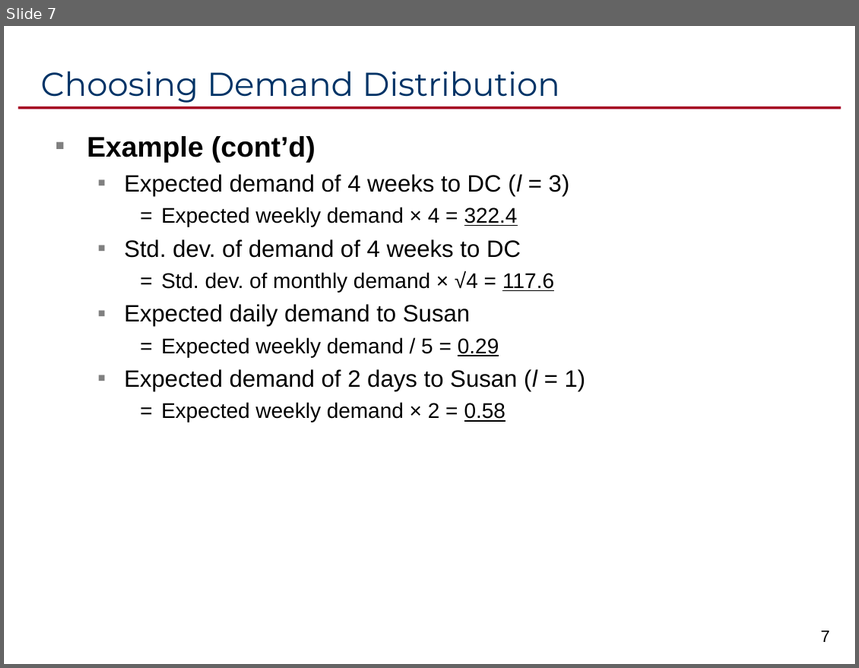
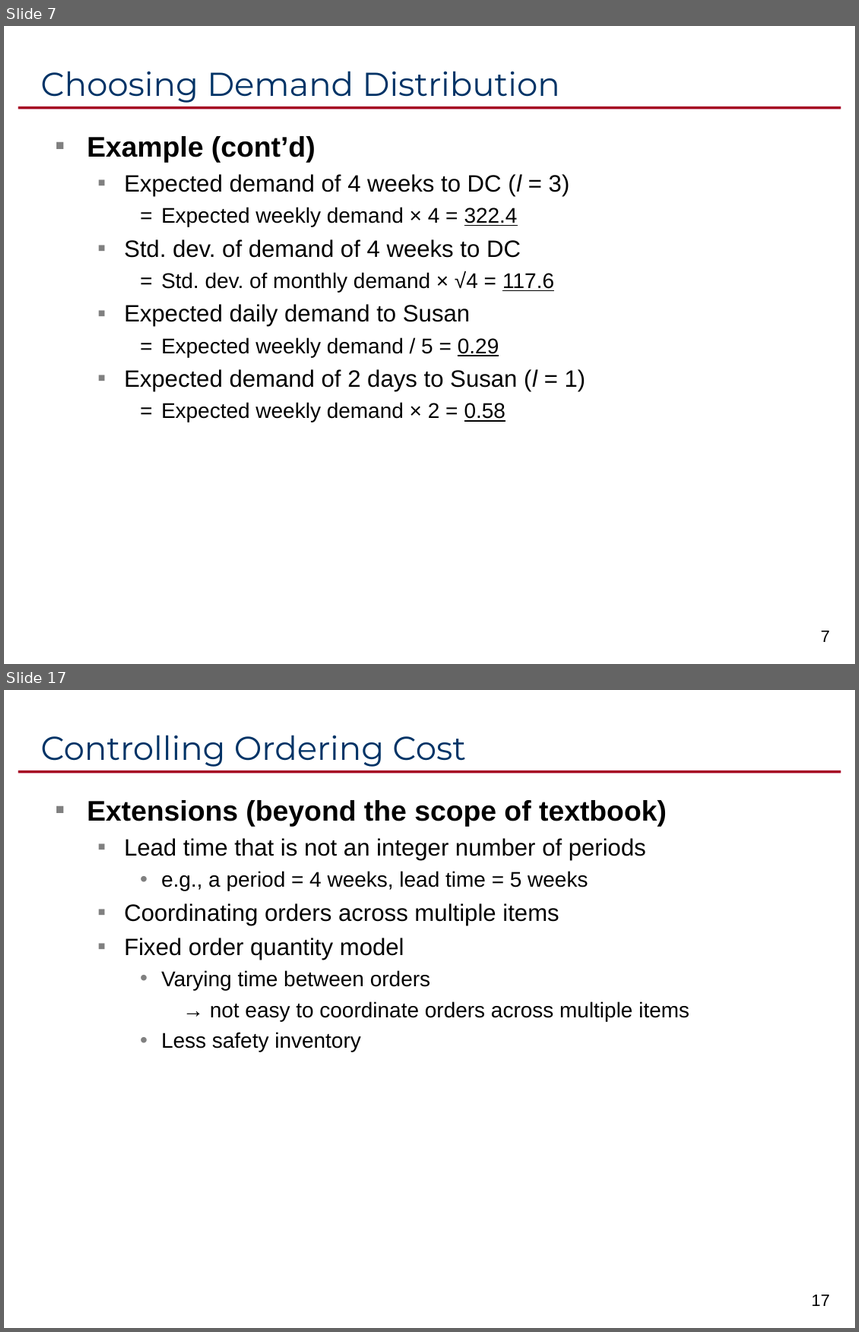
Before and after one commit to ikelab/courses, a slide deck: pm2016/c14.ppt. Shown one above the other, each under a label of ours: slide 7 before the commit, slides 7 and 17 after it; the slides between them are not shown. The pictures are 859x668 and 859x1332 pixels, drawn with LibreOffice and Linux fonts; fonts in the diff are those of the drawing. Boxes give left, top, right and bottom in pixels: in the first picture for what was removed or moved away, otherwise in the second. Text is boxed around its words. In the diff, an @@ line names an element or a change of style, - is before the commit and + after.

```diff
--- a/pm2016/c14.ppt
+++ b/pm2016/c14.ppt
@@ slide 17 added at <box>4,690,855,1328</box>, background #FFFFFF; not listed: 1 template element that a slide beside it also shows @@
@@ title added at <box>40,735,466,767</box>, 28 pt, text #003366 @@
+Controlling Ordering Cost
@@ text added at <box>87,800,690,1052</box>, 18 pt, text #000000 @@
+▪ Extensions (beyond the scope of textbook)
+  ▪ Lead time that is not an integer number of periods
+    • e.g., a period = 4 weeks, lead time = 5 weeks
+  ▪ Coordinating orders across multiple items
+  ▪ Fixed order quantity model
+    • Varying time between orders
+      → not easy to coordinate orders across multiple items
+    • Less safety inventory
@@ page number added at <box>812,1295,830,1306</box>, 14 pt, text #000000 @@
+17
```
Also in this commit, not shown: 5 slides changed, 9 other slides added.
